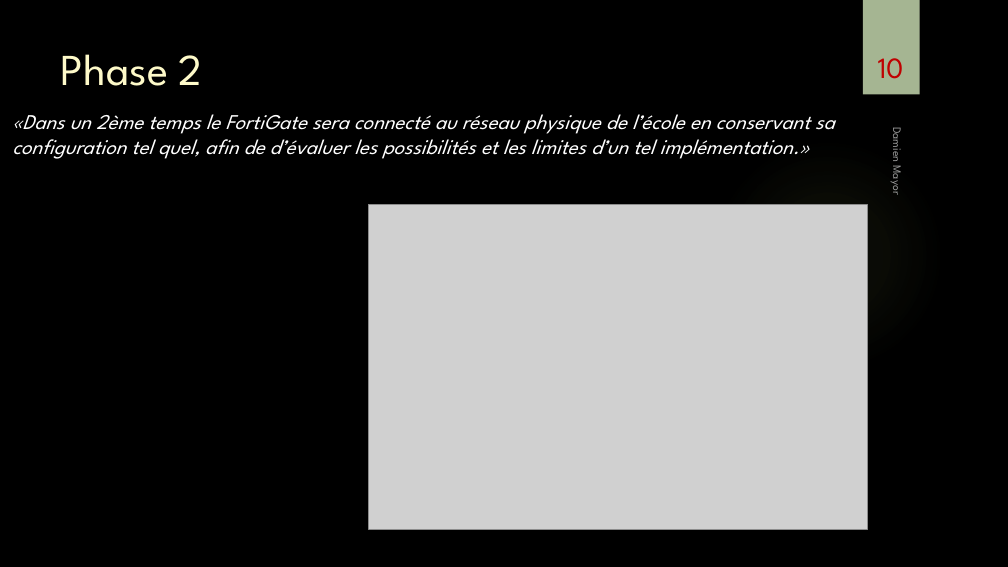
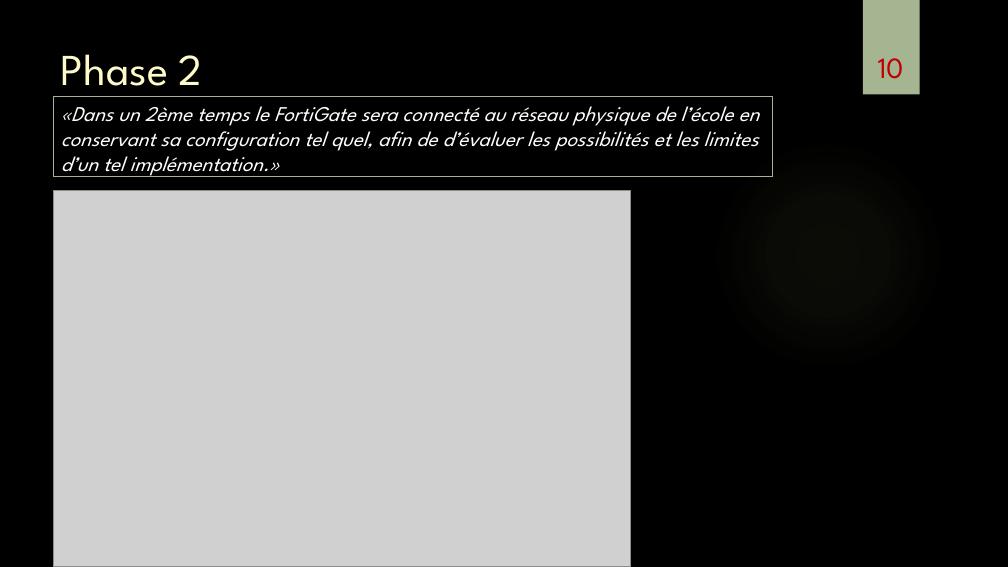
Before and after one commit to damienmayor/TPI, a slide deck: slide 10 of Présentation/Présentation TPI DMA.pptx. Drawn at 1008x567 pixels with LibreOffice and Linux fonts; fonts in the diff are those of the drawing; grey boxes stand for pictures; background and template pictures are left out. Boxes give left, top, right and bottom in pixels: in the first picture for what was removed or moved away, otherwise in the second. Text is boxed around its words. In the diff, an @@ line names an element or a change of style, - is before the commit and + after.

```diff
--- a/Présentation/Présentation TPI DMA.pptx
+++ b/Présentation/Présentation TPI DMA.pptx
@@ rectangle "«Dans un 2ème temps le ...": place and size @@
-rectangle "«Dans un 2ème temps le ..." at (12, 114, 834, 159)
+rectangle "«Dans un 2ème temps le ..." at (54, 97, 774, 177)
@@ rectangle "«Dans un 2ème temps le ..." at (54, 97, 774, 177): outline none to #A5B592 0.75 pt @@
@@ text removed at (889, 130, 906, 194) @@
-Damien Mayor
@@ picture: place and size @@
-picture at (369, 205, 868, 530)
+picture at (54, 191, 631, 566)
```
Also in this commit, not shown: 10 other slides changed, 11 slides removed.
